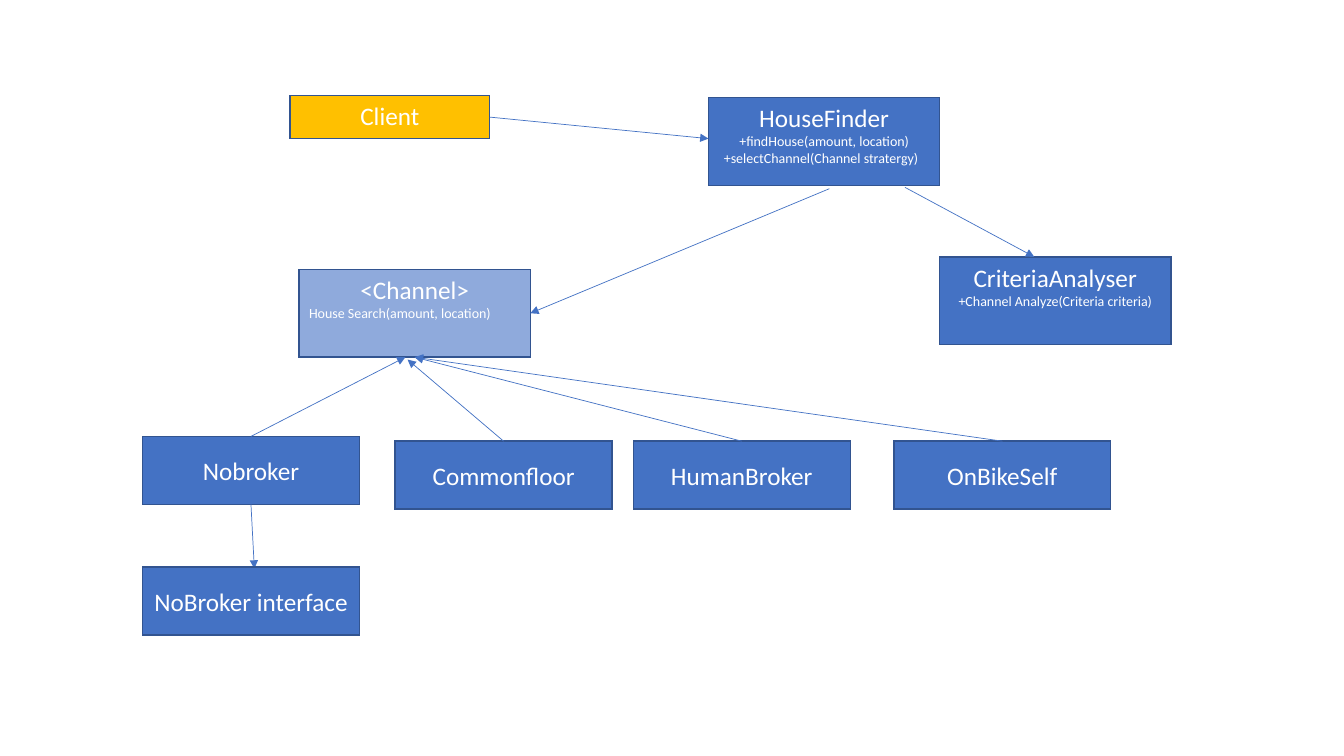
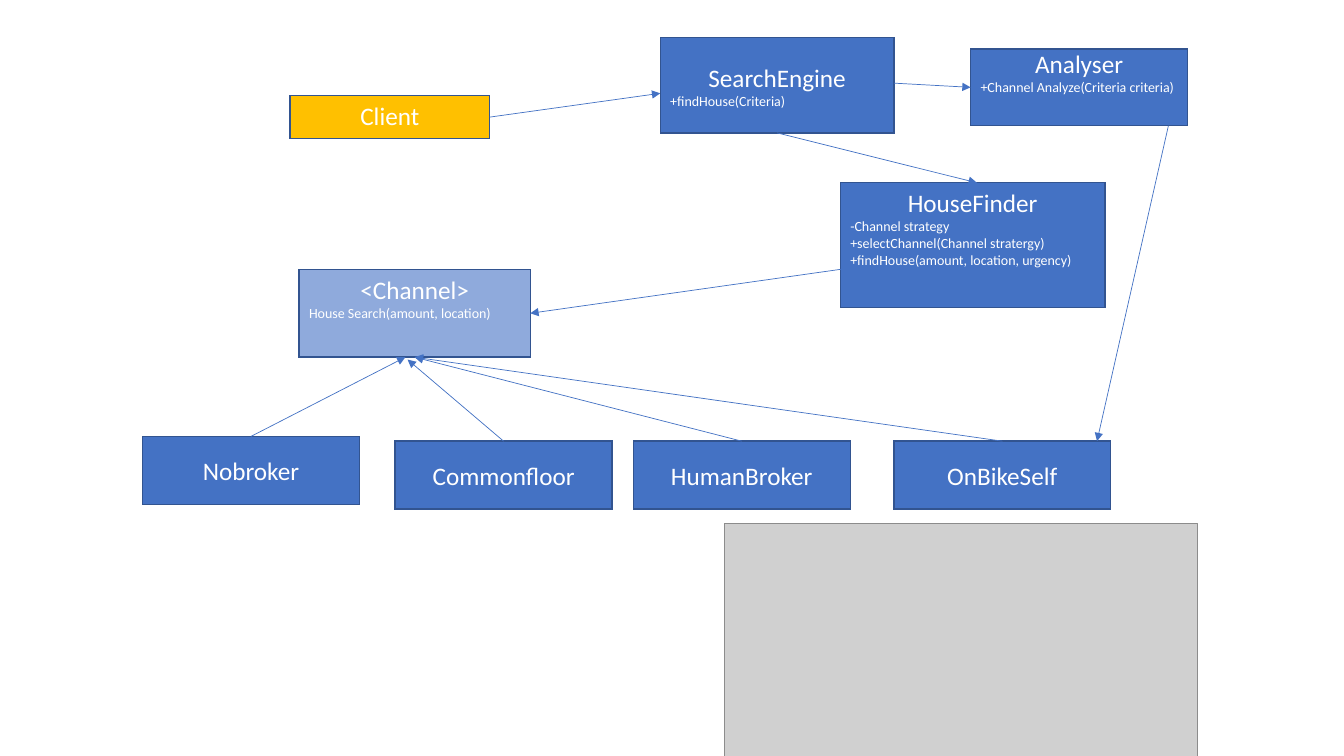
Before and after one commit to RamSBhadri/Docs, a slide deck: slide 11 of design pattern.pptx. Drawn at 1344x756 pixels with LibreOffice and Linux fonts; fonts in the diff are those of the drawing; grey boxes stand for pictures. Boxes give left, top, right and bottom in pixels: in the first picture for what was removed or moved away, otherwise in the second. Text is boxed around its words. In the diff, an @@ line names an element or a change of style, - is before the commit and + after.

```diff
--- a/design pattern.pptx
+++ b/design pattern.pptx
@@ rectangle added at [660,37,894,132], fill #4472C4, outline #325491 1 pt, 10 pt, text #FFFFFF @@
+SearchEngine
++findHouse(Criteria)
@@ rectangle "Analyser": place and size @@
-rectangle "Analyser" at [940,257,1171,345]
+rectangle "Analyser" at [971,49,1188,126]
@@ rectangle "Analyser" at [971,49,1188,126]: vertical alignment top to middle @@
@@ text in rectangle at [1035,55,1123,77]: text changed @@
-CriteriaAnalyser
+Analyser
@@ arrow added from (894, 83) to (971, 88), #4472C4 0.5 pt @@
@@ text in rectangle at [981,82,1174,94]: alignment centre to left @@
@@ arrow moved from (490, 117) - (709, 139) to (490, 117) - (660, 94) @@
@@ arrow moved from (905, 188) - (1034, 257) to (777, 133) - (977, 182) @@
@@ arrow added from (1169, 126) to (1097, 442), #4472C4 0.5 pt @@
@@ rectangle "HouseFinder": place and size @@
-rectangle "HouseFinder" at [709,98,940,186]
+rectangle "HouseFinder" at [841,182,1105,308]
@@ text in rectangle at [850,221,949,234]: text changed @@
-+findHouse(amount, location)
+-Channel strategy
@@ text in rectangle at [850,238,1044,251]: alignment centre to left @@
@@ arrow moved from (830, 189) - (530, 314) to (858, 267) - (530, 314) @@
@@ text in rectangle at [850,255,1071,268]: paragraph added @@
++findHouse(amount, location, urgency)
@@ arrow removed from (251, 504) to (254, 569) @@
@@ picture added at [725,523,1199,756] @@
@@ rectangle removed at [142,568,359,635] @@
-NoBroker interface
```
Also in this commit, not shown: 1 other slide changed, 13 slides added, 1 slide removed, 16 other files.
